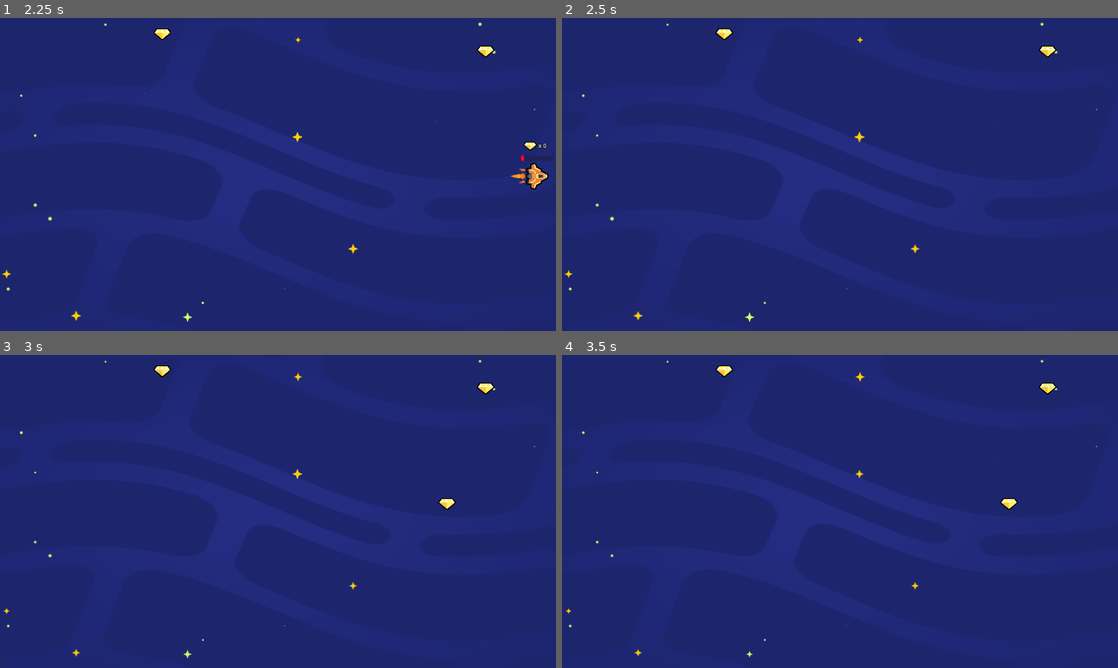
Above: before the commit, frames 1-4 (two rows, left to right).
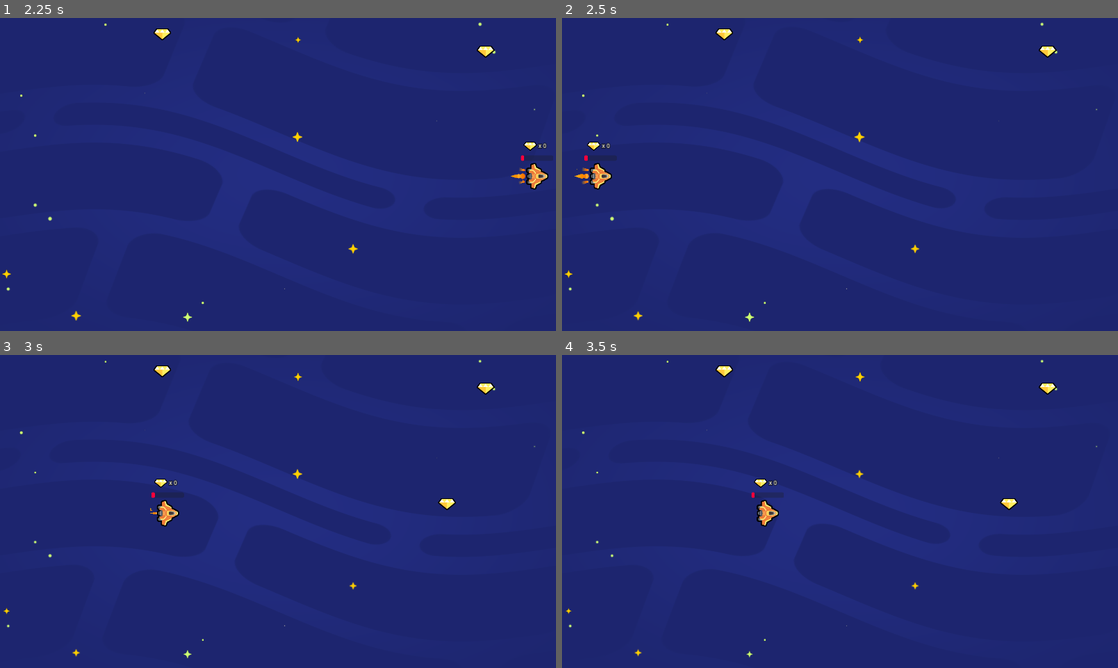
Above: after the commit, the same moments.

Repository: jonathanngkh/gdquest-jon
Game: Godot game, scene res://lessons/space_level.tscn
Same seed, same stepped clock (60 frames per second), same inputs: the game is played once before the commit and once after it.
Inputs (mouse positions are in pixels of both pictures, inside the frame that each line leads up to):
- Up to frame 1 (2.25 s): tap Enter at 0.5 s; move the mouse to (400, 158) at 0.52 s; press the mouse at (400, 158) at 0.53 s; hold D (move_right) 0.53-1.25 s; tap Space at 0.77 s; release the mouse at (400, 158) at 1.25 s; drag from (166, 190) to (422, 177) at 1.27 s; move the mouse to (333, 105) at 2.02 s; hold D (move_right) from 2.03 s (still down); tap Z at 2.1 s
- Up to frame 2 (2.5 s): keep holding D (move_right)
- Up to frame 3 (3 s): release D (move_right) at 2.75 s; drag from (250, 574) to (483, 386) at 2.77 s
- Up to frame 4 (3.5 s): no input

Frame 1 is identical in both runs. In frame 2, 0.4% of the frame differs, in the area x 2-10%, y 39-55%; in frame 3, 0.4%; in frame 4, 0.4%.

Commit message:
wrapf(value_to_wrap, min, max), collision layers/masks being performant

Diff:
--- a/M05.loot_it_all_workbook/lessons/gem.tscn
+++ b/M05.loot_it_all_workbook/lessons/gem.tscn
@@ -7,6 +7,7 @@
 radius = 31.0
 
 [node name="Gem" type="Area2D" groups=["gem"]]
+collision_layer = 2
 script = ExtResource("1_1r73u")
 
 [node name="Sprite2D" type="Sprite2D" parent="."]
--- a/M05.loot_it_all_workbook/lessons/health_pack.tscn
+++ b/M05.loot_it_all_workbook/lessons/health_pack.tscn
@@ -7,6 +7,7 @@
 radius = 25.0
 
 [node name="HealthPack" type="Area2D" groups=["healing_item"]]
+collision_layer = 2
 script = ExtResource("1_yk2c6")
 
 [node name="Sprite2D" type="Sprite2D" parent="."]
--- a/M05.loot_it_all_workbook/lessons/ship.gd
+++ b/M05.loot_it_all_workbook/lessons/ship.gd
@@ -31,6 +31,11 @@
 	velocity += steering * steering_factor * delta
 	position += velocity * delta
 
+	var viewport_size := get_viewport_rect().size
+	# wrapf(value_to_wrap, min, max)
+	position.x = wrapf(position.x, 0, viewport_size.x)
+	position.y = wrapf(position.y, 0, viewport_size.y)
+
 	if velocity.length() > 0.0:
 		sprite_2d.rotation = velocity.angle()
 		collision_polygon_2d.rotation = velocity.angle()
--- a/M05.loot_it_all_workbook/lessons/ship.tscn
+++ b/M05.loot_it_all_workbook/lessons/ship.tscn
@@ -19,6 +19,7 @@
 outline_color = Color(0, 0, 0, 1)
 
 [node name="Ship" type="Area2D"]
+collision_mask = 2
 script = ExtResource("4_p1sls")
 
 [node name="Sprite2D" type="Sprite2D" parent="."]
